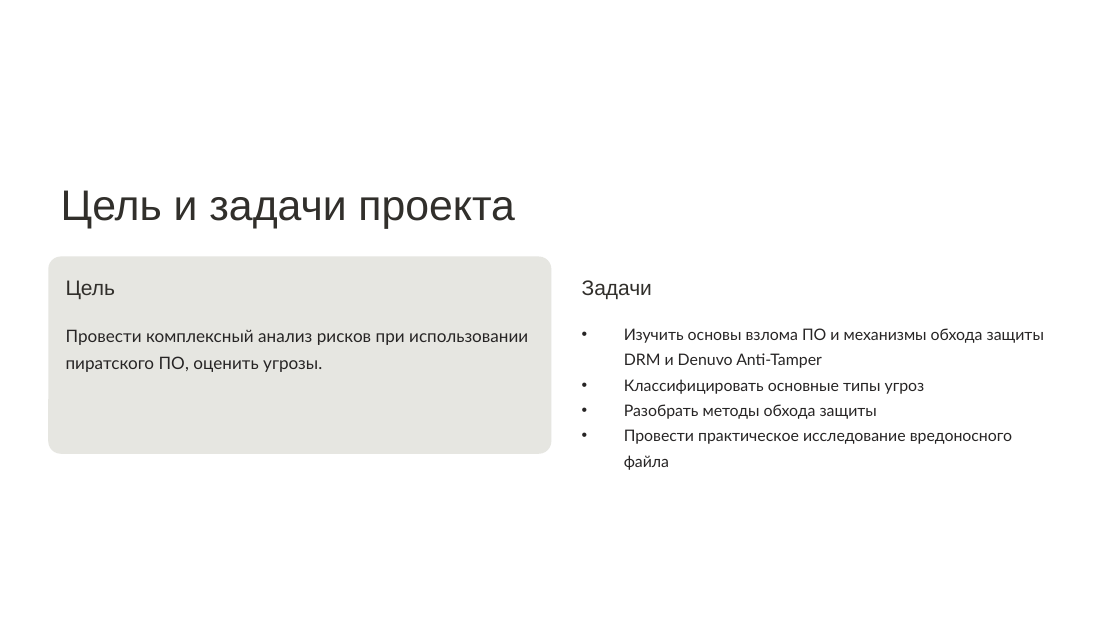
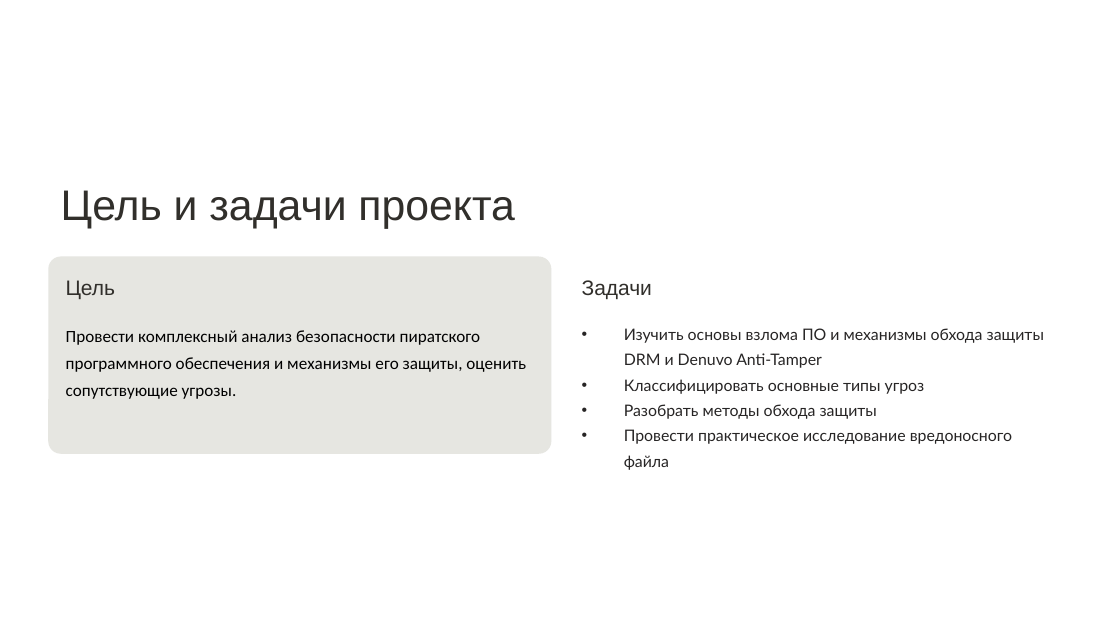
Before and after one commit to Sisulik228/Sipisulik, a slide deck: slide 3 of 000pr.exe.pptx. Drawn at 1120x630 pixels with LibreOffice and Linux fonts; fonts in the diff are those of the drawing; background and template pictures are left out. Boxes give left, top, right and bottom in pixels: in the first picture for what was removed or moved away, otherwise in the second. Text is boxed around its words. In the diff, an @@ line names an element or a change of style, - is before the commit and + after.

```diff
--- a/000pr.exe.pptx
+++ b/000pr.exe.pptx
@@ text at (66,330,526,399): text changed; font Lato to Calibri; text colour #272525 to #000000 @@
-Провести комплексный анализ рисков при использовании пиратского ПО, оценить угрозы.
+Провести комплексный анализ безопасности пиратского программного обеспечения и механизмы его защиты, оценить сопутствующие угрозы.
```
Also in this commit, not shown: 6 other slides changed, 4 other files.
